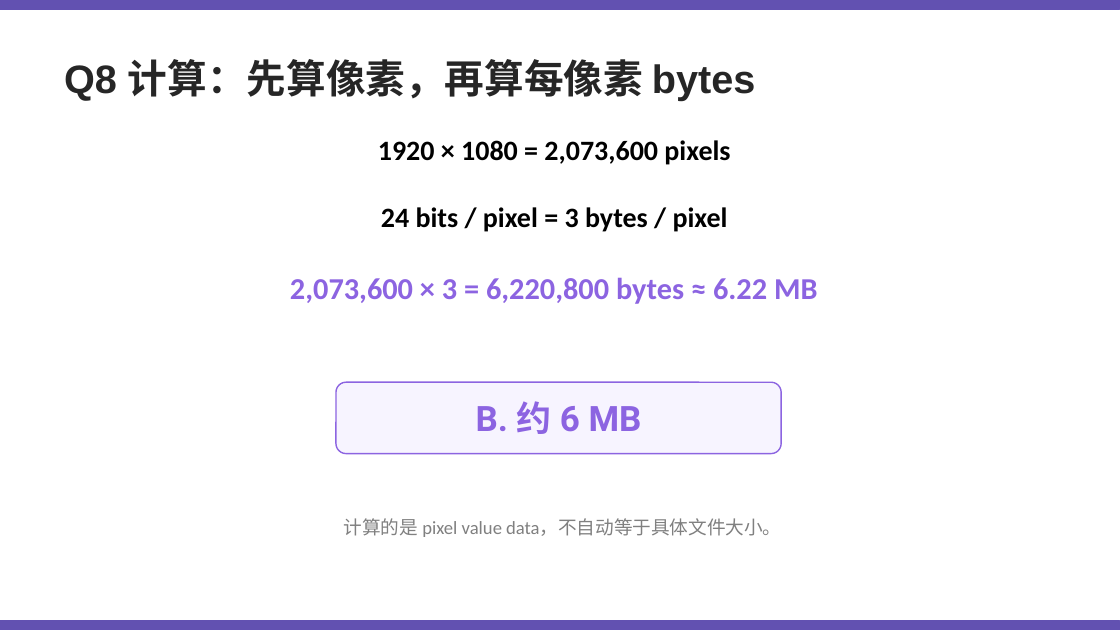
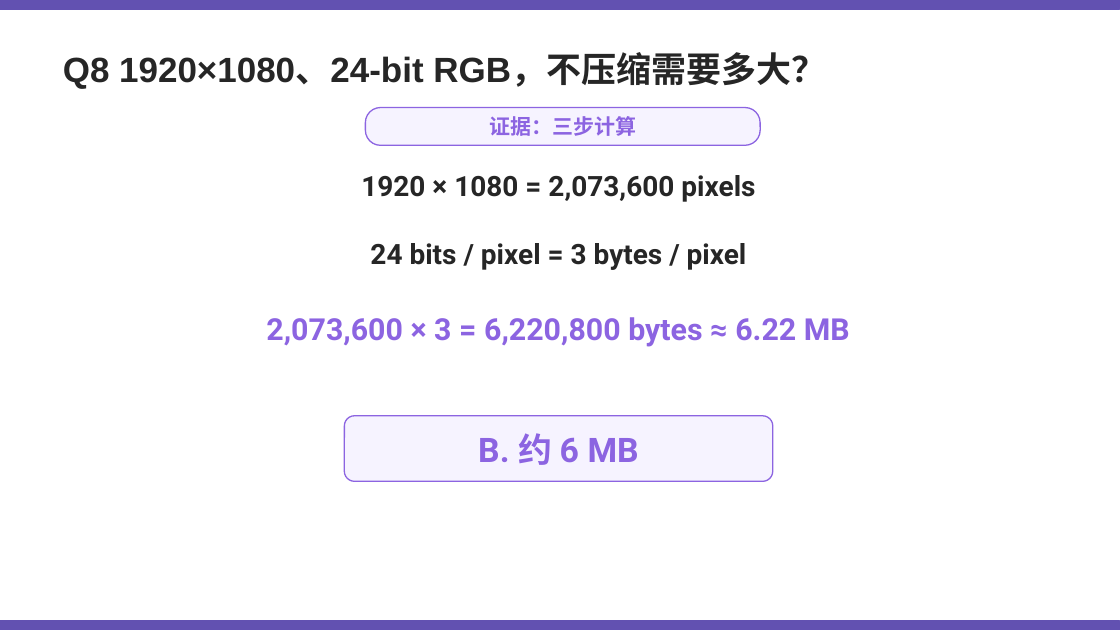
Before and after one commit to Kunonepeng/shtick, a slide deck: slide 20 of 1-2-encoding/1-2-3-image-encoding/image-encoding-v1.pptx. Drawn at 1120x630 pixels with LibreOffice and Linux fonts; fonts in the diff are those of the drawing. Boxes give left, top, right and bottom in pixels: in the first picture for what was removed or moved away, otherwise in the second. Text is boxed around its words. In the diff, an @@ line names an element or a change of style, - is before the commit and + after.

```diff
--- a/1-2-encoding/1-2-3-image-encoding/image-encoding-v1.pptx
+++ b/1-2-encoding/1-2-3-image-encoding/image-encoding-v1.pptx
@@ text at box(63, 54, 826, 89): text changed; size 34 to 30 pt @@
-Q8 计算：先算像素，再算每像素 bytes
+Q8 1920×1080、24-bit RGB，不压缩需要多大？
@@ rounded rectangle added at box(365, 108, 760, 145), fill #F6F3FF, outline #8C64E1 1.1 pt @@
@@ text added at box(489, 116, 636, 136), 18 pt, text #8C64E1, bold @@
+证据：三步计算
@@ text "1920 × 1080 = 2,073,600 ..." at box(361, 175, 755, 202): font Calibri to Roboto, text colour #000000 to #262626 @@
@@ text "1920 × 1080 = 2,073,600 ...": place and size @@
-text "1920 × 1080 = 2,073,600 ..." at box(378, 140, 730, 165)
+text "1920 × 1080 = 2,073,600 ..." at box(361, 175, 755, 202)
@@ text "24 bits / pixel = ...": place and size @@
-text "24 bits / pixel = ..." at box(381, 207, 728, 232)
+text "24 bits / pixel = ..." at box(370, 243, 747, 270)
@@ text "24 bits / pixel = ..." at box(370, 243, 747, 270): font Calibri to Roboto, text colour #000000 to #262626 @@
@@ text "2,073,600 × 3 = 6,220,800 ...": place and size @@
-text "2,073,600 × 3 = 6,220,800 ..." at box(290, 277, 817, 304)
+text "2,073,600 × 3 = 6,220,800 ..." at box(266, 317, 850, 347)
@@ text "2,073,600 × 3 = 6,220,800 ..." at box(266, 317, 850, 347): font Calibri to Roboto @@
@@ rounded rectangle: place and size @@
-rounded rectangle at box(336, 382, 781, 454)
+rounded rectangle at box(344, 416, 773, 481)
@@ rounded rectangle at box(344, 416, 773, 481): fill #F7F4FF to #F6F3FF; outline #8C64E1 1.2 pt to #8C64E1 1.1 pt; proportions changed @@
@@ text "B. 约 6 MB": place and size @@
-text "B. 约 6 MB" at box(476, 401, 642, 434)
+text "B. 约 6 MB" at box(478, 433, 639, 465)
@@ text "B. 约 6 MB" at box(478, 433, 639, 465): size 30 to 29 pt @@
@@ text removed at box(344, 518, 781, 537) @@
-计算的是 pixel value data，不自动等于具体文件大小。
```
Also in this commit, not shown: 20 other slides changed, 3 slides added, 3 slides removed, 7 other files.
